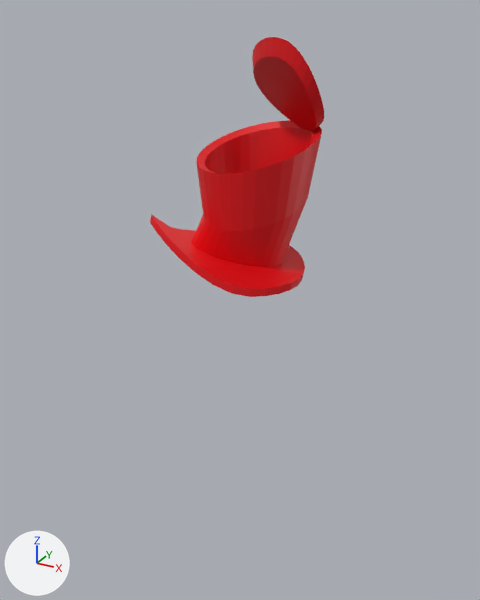
An edit to the FBX model CatBling/Assets/Modelos/Gatos/GatoVendedorfbx.fbx, drawn before and after from the same camera.
Before and after are seen from a 50 mm lens placed at (2.88, -5.3, 4.72), pointed at (-0.6, 1.02, 1.56). The axes (+X, +Y, +Z) are drawn at lower left. The lights are the same throughout. Where no turn or scale is listed for an object, it has been applied to the vertices.
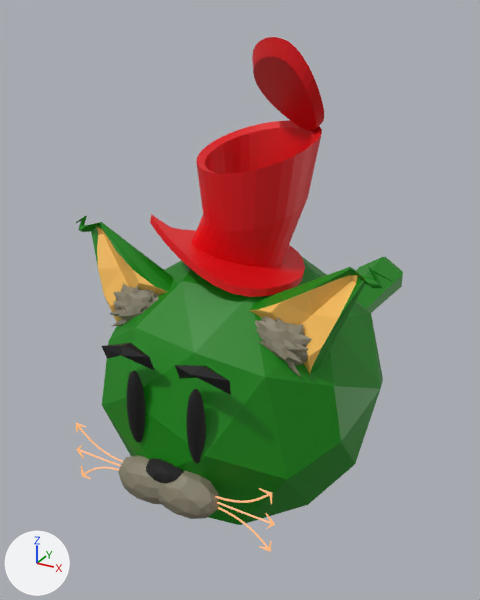
Boxes [x1, y1, x2, y2] around the edits, measured in the pictures (480 x 600 px):
'Cuerpo', added (green): after [102, 256, 383, 525]
'OrejaIzq', added: after [249, 266, 391, 374]
'Boca', added (yellow): after [118, 455, 219, 519]
'OrejaDer', added: after [76, 216, 174, 322]
'Eyes', added (black): after [127, 371, 206, 464]
'PeloIzq', added (yellow): after [255, 317, 312, 377]
'NurbsPath', added (green): after [356, 257, 403, 313]
'PeloDer', added (yellow): after [110, 284, 159, 326]
'Bigotes', added: after [76, 423, 275, 552]
'CejaIzq', added (black): after [175, 365, 231, 395]
'CejaDer', added (black): after [102, 343, 154, 370]

Edits to the bpy script that builds the scene:
```text
Add me_sphere_009:
    me_sphere_009.from_pydata([(-0.037, 0.067, 0.006), (0.003, 0.056, 0.106), (-0.277, 0.001, 0.03), (-0.209, -0.018, -0.069), (0.002, -0.078, 0.045), (-0.007, -0.037, 0.115), (0.236, 0.001, 0.058), (0.267, 0.018, -0.074)], [], [(0, 2, 1), (1, 2, 5), (2, 4, 5), (0, 4, 3), (4, 6, 5), (6, 1, 5), (6, 7, 1), (7, 0, 1), (2, 0, 3), (2, 3, 4), (7, 4, 0), (4, 7, 6)])
    me_sphere_009.materials.append(mat_cejas)  # black #000000
Add me_sphere_010:
    me_sphere_010.from_pydata([(-0.007, 0.075, 0.045), (-0.002, 0.016, -0.031), (0.257, 0.0, 0.016), (0.26, 0.008, -0.112), (0.013, -0.022, 0.094), (-0.046, -0.079, 0.027), (-0.22, 0.007, -0.101), (-0.26, 0.003, 0.017)], [], [(3, 1, 0), (2, 3, 0), (4, 5, 2), (2, 5, 3), (5, 6, 1), (4, 0, 7), (7, 0, 6), (0, 1, 6), (4, 2, 0), (3, 5, 1), (4, 7, 5), (5, 7, 6)])
    me_sphere_010.materials.append(mat_cejas)  # black #000000
Add ob_peloder:
    ob_peloder = bpy.data.objects.new('PeloDer', me_sphere_002)  # 482 vertices, 512 faces; spans x -0.329..0.335, y -0.211..0.147, z -0.214..0.251; in mat_fur (yellow #88816d)
    ob_peloder.location = (-0.74, -0.67, 2.1)
Add ob_nurbspath:
    ob_nurbspath = bpy.data.objects.new('NurbsPath', me_nurbspath)  # 90 vertices, 81 faces; spans x -0.37..0.37, y -0.28..3.8, z -0.34..0.34; in mat_gatomaterial (green #078400)
    ob_nurbspath.location = (0.0, 1.21, 0.7)
Add ob_cejader:
    ob_cejader = bpy.data.objects.new('CejaDer', me_sphere_009)
    ob_cejader.location = (-0.37, -1.39, 2.01)
Add ob_cejaizq:
    ob_cejaizq = bpy.data.objects.new('CejaIzq', me_sphere_010)
    ob_cejaizq.location = (0.37, -1.39, 2.03)
Add ob_eyes:
    ob_eyes = bpy.data.objects.new('Eyes', me_sphere_008)  # a UV sphere (32 segments, 16 rings, poles along z) spanning x -0.388..-0.231, y -0.086..0.086, z -0.367..0.367; a UV sphere (32 segments, 16 rings, poles along z) spanning x 0.231..0.388, y -0.086..0.086, z -0.367..0.367; in mat_ojos (black #0f0f0f)
    ob_eyes.location = (0.0, -1.39, 1.52)
Add ob_orejaizq:
    ob_orejaizq = bpy.data.objects.new('OrejaIzq', me_cylinder_003)  # 88 vertices, 140 faces; spans x -1.07..0.261, y -0.212..0.311, z -1.093..0.211; in mat_gatomaterial (green #078400), mat_orejamaterial (orange #ffc55f)
    ob_orejaizq.location = (1.34, -0.56, 2.68)
Add ob_cuerpo:
    ob_cuerpo = bpy.data.objects.new('Cuerpo', me_sphere_004)  # 57 vertices, 103 faces; spans x -1.41..1.42, y -1.42..1.45, z -1.16..1.4; in mat_gatomaterial (green #078400)
    ob_cuerpo.location = (0.0, 0.0, 1.18)
Add ob_bigotes:
    ob_bigotes = bpy.data.objects.new('Bigotes', me_cube_013)  # 3504 vertices, 3420 faces; spans x -1.06..1.06, y -0.01..0.01, z -0.31..0.31; in mat_material_003 (blue #6f7c9c)
    ob_bigotes.location = (0.0, -1.4, 0.82)
Add ob_peloizq:
    ob_peloizq = bpy.data.objects.new('PeloIzq', me_sphere_006)  # 482 vertices, 512 faces; spans x -0.334..0.329, y -0.211..0.147, z -0.217..0.248; in mat_fur (yellow #88816d)
    ob_peloizq.location = (0.74, -0.67, 2.11)
Add ob_boca:
    ob_boca = bpy.data.objects.new('Boca', me_sphere_001)  # 139 vertices, 239 faces; spans x -0.526..0.526, y -0.177..0.177, z -0.256..0.231; in mat_fur (yellow #88816d), mat_ojos (black #0f0f0f)
    ob_boca.location = (0.0, -1.41, 0.84)
Add ob_orejader:
    ob_orejader = bpy.data.objects.new('OrejaDer', me_cylinder_002)  # 88 vertices, 132 faces; spans x -0.617..0.688, y -0.201..0.323, z -0.819..0.505; in mat_gatomaterial (green #078400), mat_orejamaterial (orange #ffc55f)
    ob_orejader.location = (-0.98, -0.57, 2.38)
```
